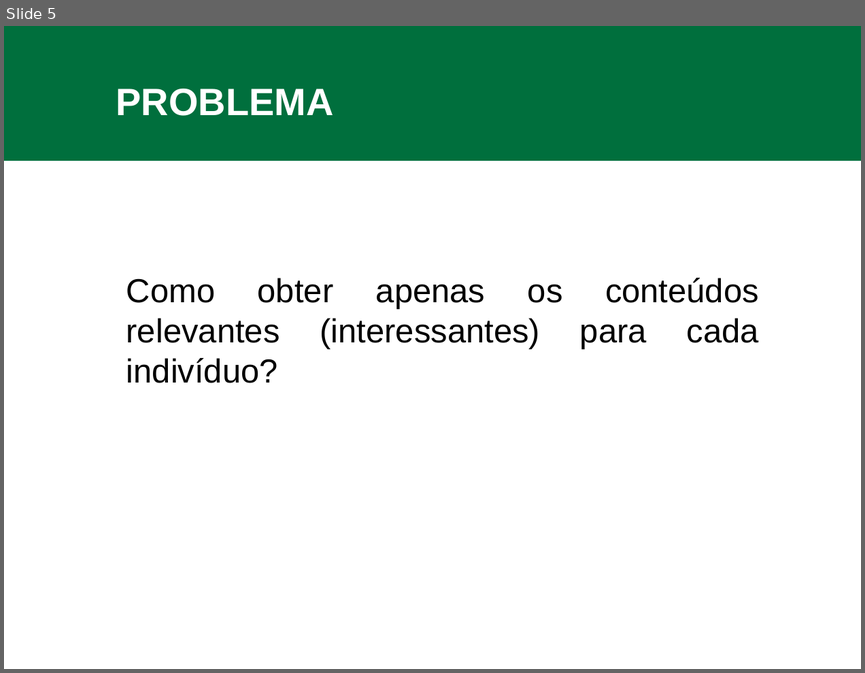
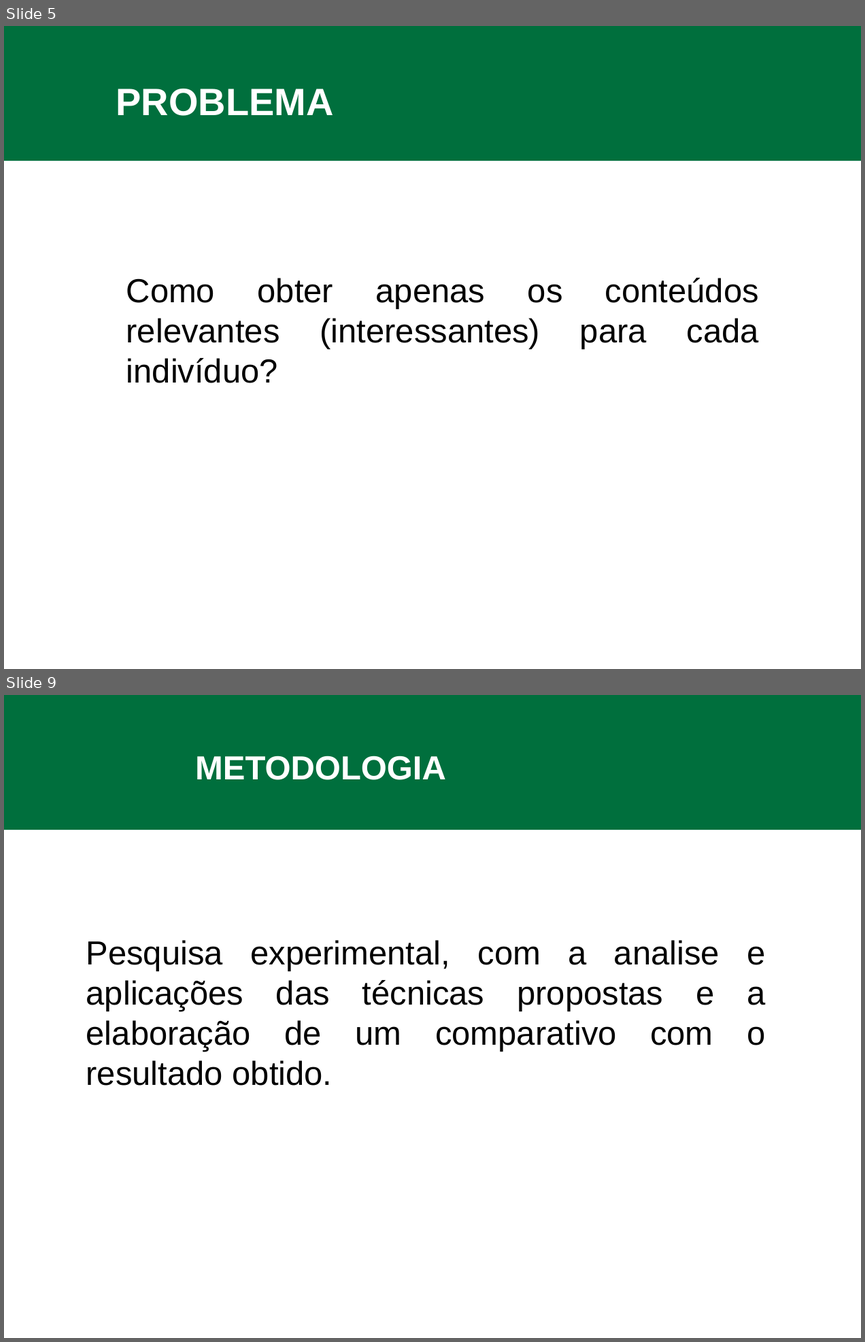
Before and after one commit to feliperuhland/tcc, a slide deck: apresentacao_preprojeto.pptx. Shown one above the other, each under a label of ours: slide 5 before the commit, slides 5 and 9 after it; the slides between them are not shown. The pictures are 865x673 and 865x1342 pixels, drawn with LibreOffice and Linux fonts; fonts in the diff are those of the drawing; background and template pictures are left out. Boxes give left, top, right and bottom in pixels: in the first picture for what was removed or moved away, otherwise in the second. Text is boxed around its words. In the diff, an @@ line names an element or a change of style, - is before the commit and + after.

```diff
--- a/apresentacao_preprojeto.pptx
+++ b/apresentacao_preprojeto.pptx
@@ slide 9 added at bbox=[4, 695, 861, 1338], background #FFFFFF; not listed: 1 template element that a slide beside it also shows @@
@@ text added at bbox=[195, 756, 446, 780], 28 pt, text #FFFFFF, bold @@
+METODOLOGIA
@@ text added at bbox=[86, 940, 765, 1085], 28 pt, text #000000 @@
+Pesquisa experimental, com a analise e aplicações das técnicas propostas e a elaboração de um comparativo com o resultado obtido.
```
Also in this commit, not shown: 4 slides changed, 7 other slides added, 3 slides removed.
